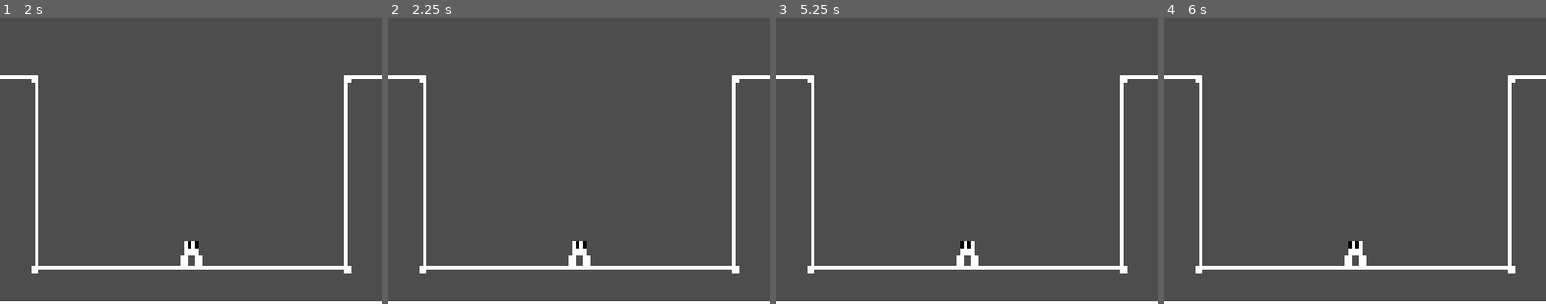
Above: before the commit, frames 1-4 (left to right).
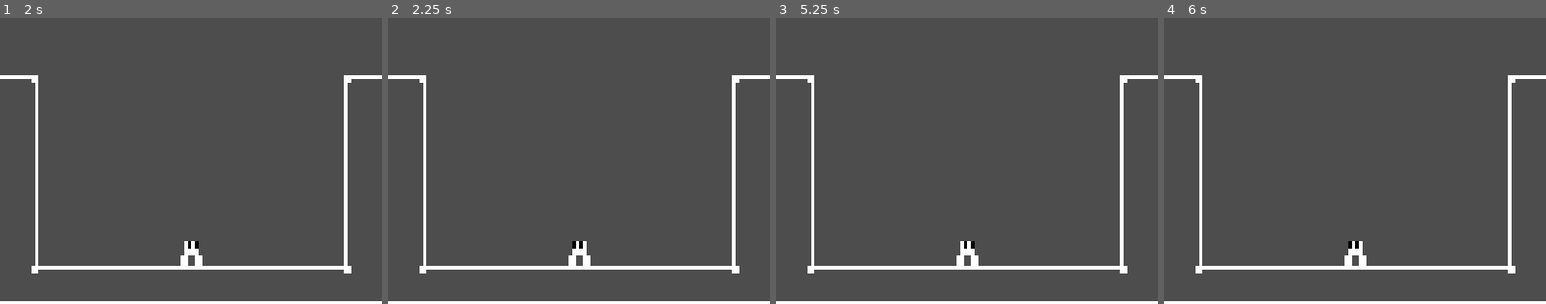
Above: after the commit, the same moments.

Repository: OctoPokto/Jum-Kin
Game: Godot game, scene res://Scenes/world.tscn
The game is run twice, just before and just after one commit, with the same random seed, the same clock (stepped at 60 frames per second) and the same inputs.
Inputs:
- Up to frame 1 (2 s): tap Enter (ui_accept) at 0.5, 0.77, 1.25, 1.52 s; hold D (D_right) from 0.53 s (still down)
- Up to frame 2 (2.25 s): tap Enter (ui_accept) at 2 s; release D (D_right) at 2.03 s; hold A (A_left) from 2.03 s (still down)
- Up to frame 3 (5.25 s): tap Enter (ui_accept) at 2.75, 3.02, 3.5, 3.77, 4.25, 4.52 s; release A (A_left) at 2.78 s; hold D (D_right) 2.78-4.28 s; hold A (A_left) 4.28-5.03 s; hold D (D_right) from 5.03 s (still down)
- Up to frame 4 (6 s): release D (D_right) at 5.78 s; hold A (A_left) from 5.78 s (still down)
The pictures show only the part of the screen within x 25-75%, y 50-100%; the shares and areas given below are measured in that part.

Frame 1 is identical in both runs. In frame 2, 0.1% of the frame differs, in the area x 48-52%, y 78-81%; in frame 3, 0.1%; in frame 4, nothing differs.

Commit message:
I have identified the problem child
It's the vector2.zero

Diff:
--- a/Scripts/PlayerMovement.gd
+++ b/Scripts/PlayerMovement.gd
@@ -19,28 +19,33 @@
 var input_axis = Input.get_axis("ui_left", "ui_right")
 var input_direction = Input.get_vector("A_left","D_right","W_up","S_down")
 
-var prior_input : Array[Vector2]
-var input_dictionary : Dictionary
+var prior_input : Array = [.0,.0,.0,.0] #left right up down
+var time_passed : float = 0.0
 var gravity = ProjectSettings.get_setting("physics/2d/default_gravity")*2
 
 var height_reached
 
 func _physics_process(delta): #Delta is the time between physics ticks. Currently set to 1/60
+	time_passed += delta
 	velocity.y += gravity * delta
+
 	handle_animations()
+
+	time_input_held()
+	handle_prior_input(input_direction)
+	update_input_direction()
 
 	if is_on_floor():
 		_handle_jump(input_direction, delta)
 		_handle_acceleration(input_axis, delta)
 		apply_friction(input_axis, delta)
-		hold_input()
+
 		if velocity.x == 0 && input_direction != Vector2.ZERO: #When player is still and is using arrow keys.
 			_handle_look_direction(input_direction)
 			#print (input_direction)
 	elif !is_on_floor():
 		collide_on_wall()
 	input_axis = Input.get_axis("ui_left", "ui_right")
-
 	move_and_slide()
 
 
@@ -137,16 +142,49 @@
 		vel.y += gravity * delta
 		pos += vel * delta
 
-func hold_input(): #I have little clue where i'm going with this
-	# The idea is to filter the input and spit out the input witht he most amount in the array or dictionary. Unsure what to use.
-	if !prior_input: #This is to fill the array, but I'm testing dictionaries so it has no function right now
-		prior_input.resize(5)
-		prior_input.fill(Vector2.ZERO)
-		print("Input array primed")
-	var input_direction_raw = Input.get_vector("A_left","D_right","W_up","S_down")
-	var ocurrence :int
-	for i in range(input_dictionary.size()):# yeah, the content of this loop doesn't make sense
-		if input_dictionary.keys()[i].key == input_direction_raw:
-			input_dictionary.keys()[i].value +=1
-		else:
-			input_dictionary = {input_direction_raw : ocurrence}
+func time_input_held():
+	if Input.is_action_just_pressed("A_left"):
+		prior_input[0] = time_passed
+	if Input.is_action_just_pressed("D_right"):
+		prior_input[1] = time_passed
+	if Input.is_action_just_pressed("W_up"):
+		prior_input[2] = time_passed
+	if Input.is_action_just_pressed("S_down"):
+		prior_input[3] = time_passed
+
+func handle_prior_input(check_key):
+	var delay :float = 0.3
+	match check_key:
+		"left":
+			if (prior_input[0]+delay > time_passed) and prior_input[0] > prior_input[1]:
+				return true
+			else : return false
+		"right":
+			if (prior_input[1]+delay > time_passed) and prior_input[1] > prior_input[0]:
+				return true
+			else : return false
+		"up":
+			if (prior_input[2]+delay > time_passed) and prior_input[2] > prior_input[3]:
+				return true
+			else : return false
+		"down":
+			if (prior_input[3]+delay > time_passed) and prior_input[3] > prior_input[2]:
+				return true
+			else : return false
+
+func update_input_direction():
+	# I want input direction to zero when switching keys
+	# currently the input is correct in a few frames and then it gets zeroed. Not ideal
+	input_direction = Vector2.ZERO
+
+	if handle_prior_input("left"):
+		input_direction.x = -1
+	if handle_prior_input("right"):
+		input_direction.x = 1
+	if handle_prior_input("up"):
+		input_direction.y = -1
+	if handle_prior_input("down"):
+		input_direction.y = 1
+	if input_direction.length() != 0:
+		input_direction = input_direction.normalized()
+	print(input_direction, "input direction")
